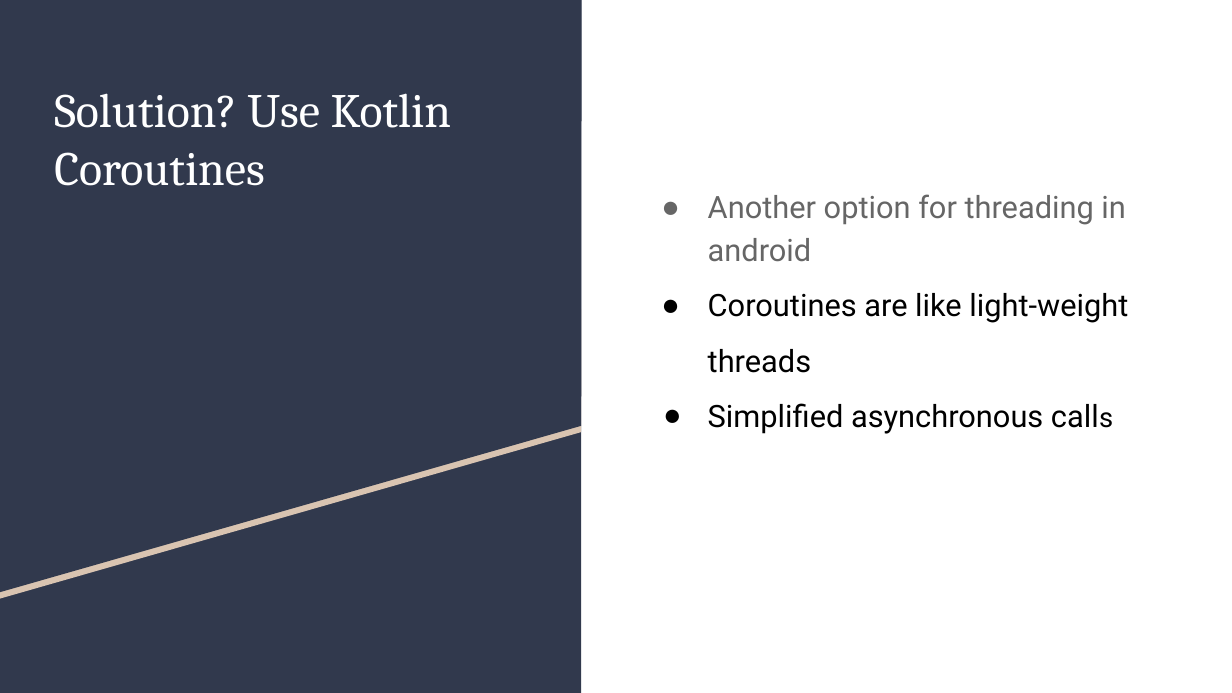
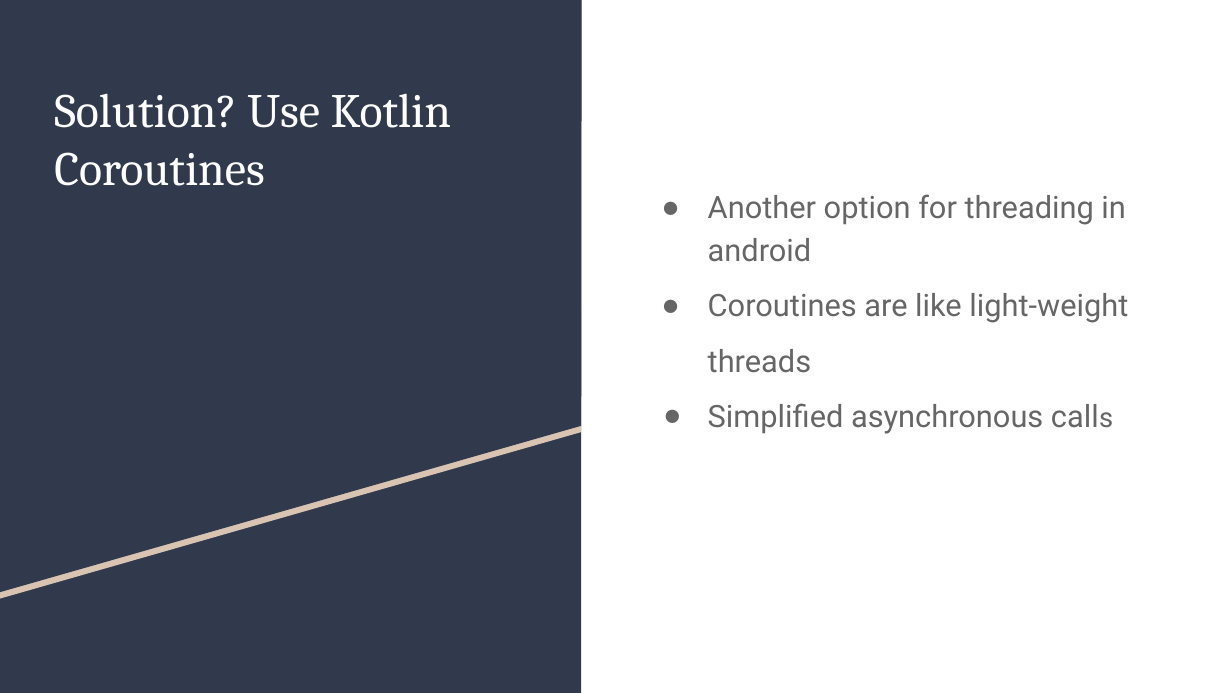
Before and after one commit to hafsasal99/KotllinCoroutines, a slide deck: slide 5 of Kotlin coroutines.pptx. Drawn at 1232x693 pixels with LibreOffice and Linux fonts; fonts in the diff are those of the drawing. Boxes give left, top, right and bottom in pixels: in the first picture for what was removed or moved away, otherwise in the second. Text is boxed around its words. In the diff, an @@ line names an element or a change of style, - is before the commit and + after.

```diff
--- a/Kotlin coroutines.pptx
+++ b/Kotlin coroutines.pptx
@@ text at (708, 293, 1128, 434): text colour #000000 to #666666 in "Coroutines are like light-weight threads", "Simplified asynchronous calls"; bullet colour #000000 to #666666 @@
```
Also in this commit, not shown: 3 other slides changed.
